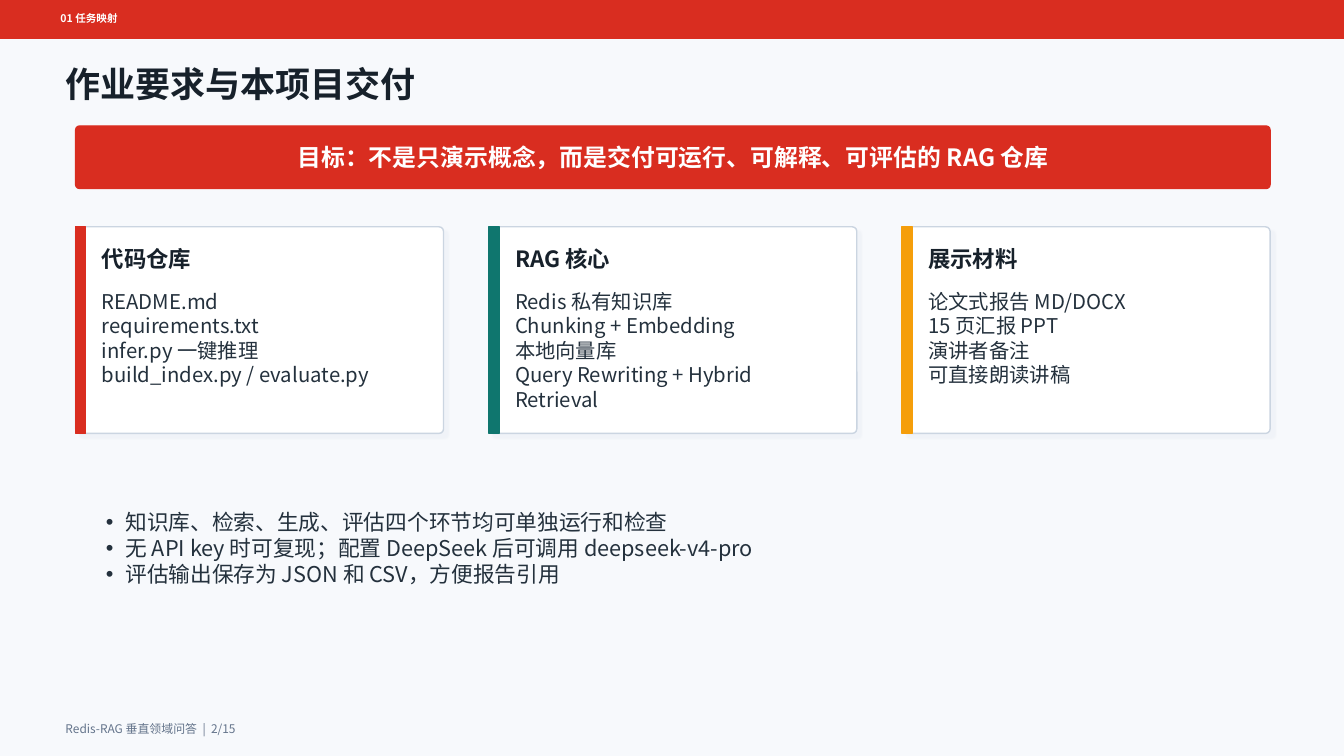
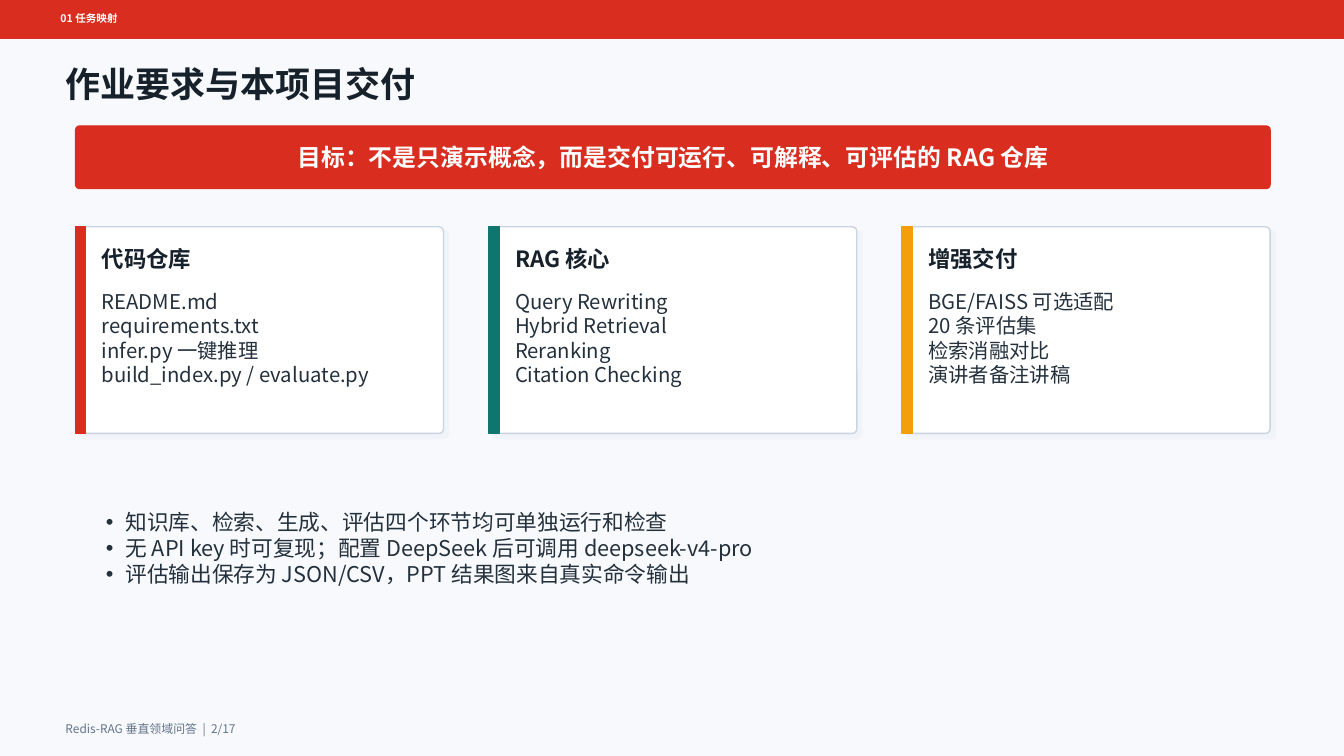
Before and after one commit to Sun-bi/nlp, a slide deck: slide 2 of slides/redis_rag_presentation.pptx. Drawn at 1344x756 pixels with LibreOffice and Linux fonts; fonts in the diff are those of the drawing. Boxes give left, top, right and bottom in pixels: in the first picture for what was removed or moved away, otherwise in the second. Text is boxed around its words. In the diff, an @@ line names an element or a change of style, - is before the commit and + after.

```diff
--- a/slides/redis_rag_presentation.pptx
+++ b/slides/redis_rag_presentation.pptx
@@ text at box(928, 248, 1017, 269): text changed @@
-展示材料
+增强交付
@@ text at box(515, 293, 682, 387): text changed @@
-Redis 私有知识库
-Chunking + Embedding
-本地向量库
-Query Rewriting + Hybrid Retrieval
+Query Rewriting
+Hybrid Retrieval
+Reranking
+Citation Checking
@@ text at box(928, 292, 1114, 384): text changed @@
-论文式报告 MD/DOCX
-15 页汇报 PPT
-演讲者备注
-可直接朗读讲稿
+BGE/FAISS 可选适配
+20 条评估集
+检索消融对比
+演讲者备注讲稿
@@ text at box(125, 563, 690, 586): text changed @@
-• 评估输出保存为 JSON 和 CSV，方便报告引用
+• 评估输出保存为 JSON/CSV，PPT 结果图来自真实命令输出
@@ text at box(65, 723, 236, 735): text changed @@
-Redis-RAG 垂直领域问答 | 2/15
+Redis-RAG 垂直领域问答 | 2/17
```
Also in this commit, not shown: 13 other slides changed, 2 slides added, 40 other files.
